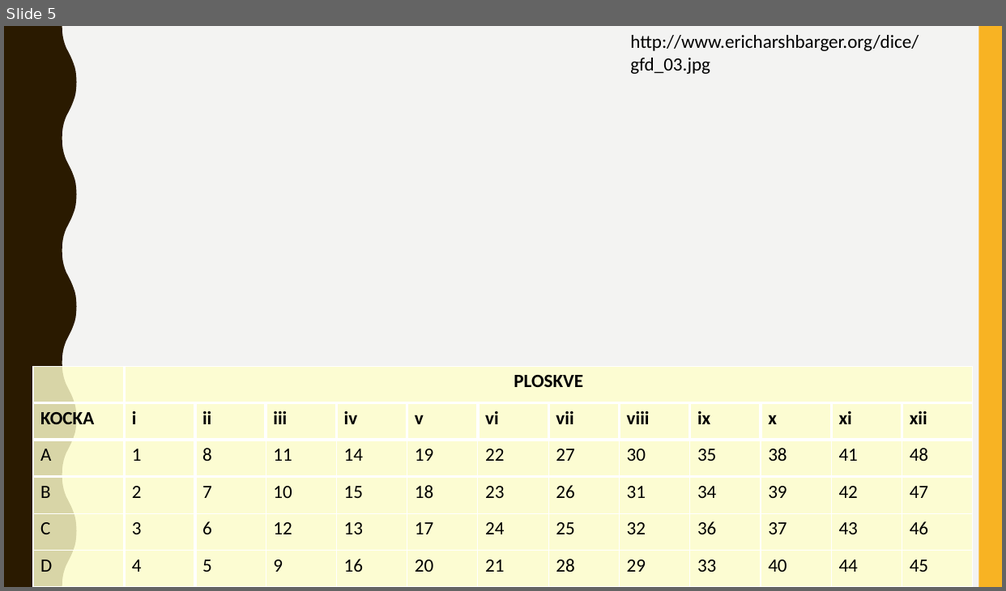
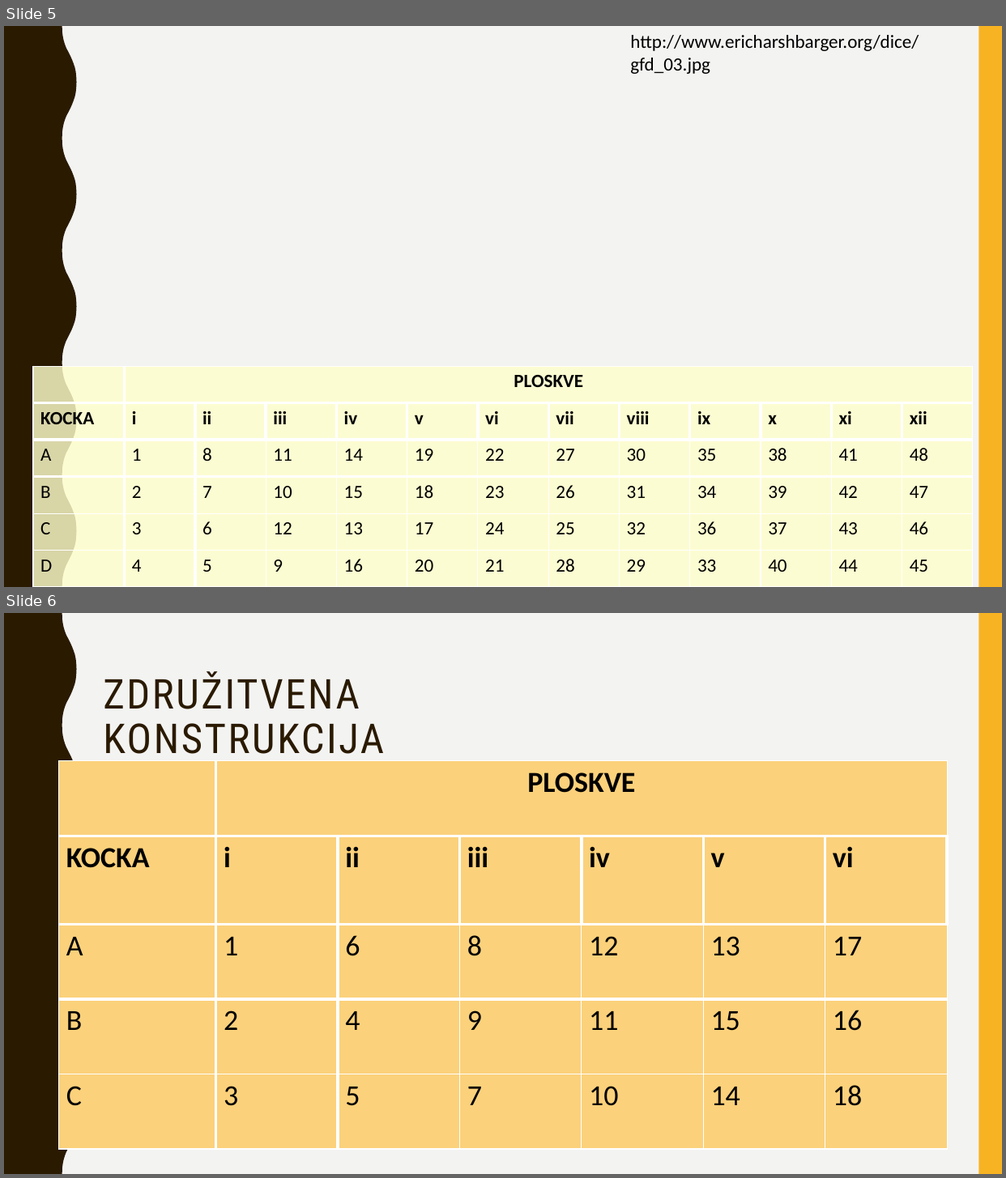
Before and after one commit to lanster42/FMF_zapiski, a slide deck: Seminar/Permutacijsko-pošteni nabori kock.pptx. Shown one above the other, each under a label of ours: slide 5 before the commit, slides 5 and 6 after it. The pictures are 1006x591 and 1006x1178 pixels, drawn with LibreOffice and Linux fonts; fonts in the diff are those of the drawing; background and template pictures are left out. Boxes give left, top, right and bottom in pixels: in the first picture for what was removed or moved away, otherwise in the second. Text is boxed around its words. In the diff, an @@ line names an element or a change of style, - is before the commit and + after.

```diff
--- a/Seminar/Permutacijsko-pošteni nabori kock.pptx
+++ b/Seminar/Permutacijsko-pošteni nabori kock.pptx
@@ slide 6 added at (x1=4, y1=613, x2=1002, y2=1174), background #F3F3F2; not listed: 2 template elements that a slide beside it also shows @@
@@ title added at (x1=103, y1=671, x2=384, y2=764), 39.6 pt, text #2A1A00 @@
+ZDRUŽITVENA KONSTRUKCIJA
@@ table added at (x1=58, y1=761, x2=948, y2=1150), 5 rows, 7 columns @@
+ | PLOSKVE |  |  |  |  | 
+KOCKA | i | ii | iii | iv | v | vi
+A | 1 | 6 | 8 | 12 | 13 | 17
+B | 2 | 4 | 9 | 11 | 15 | 16
+C | 3 | 5 | 7 | 10 | 14 | 18
```
Also in this commit, not shown: 1 slide changed, 6 other slides added, 1 slide removed, 1 other file.
